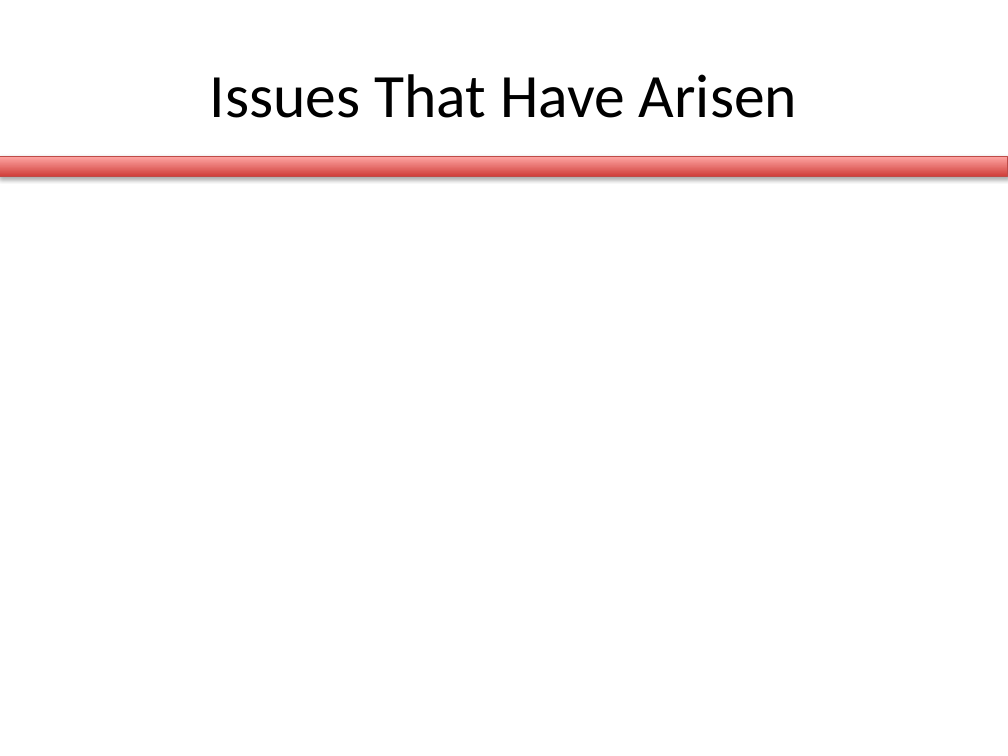
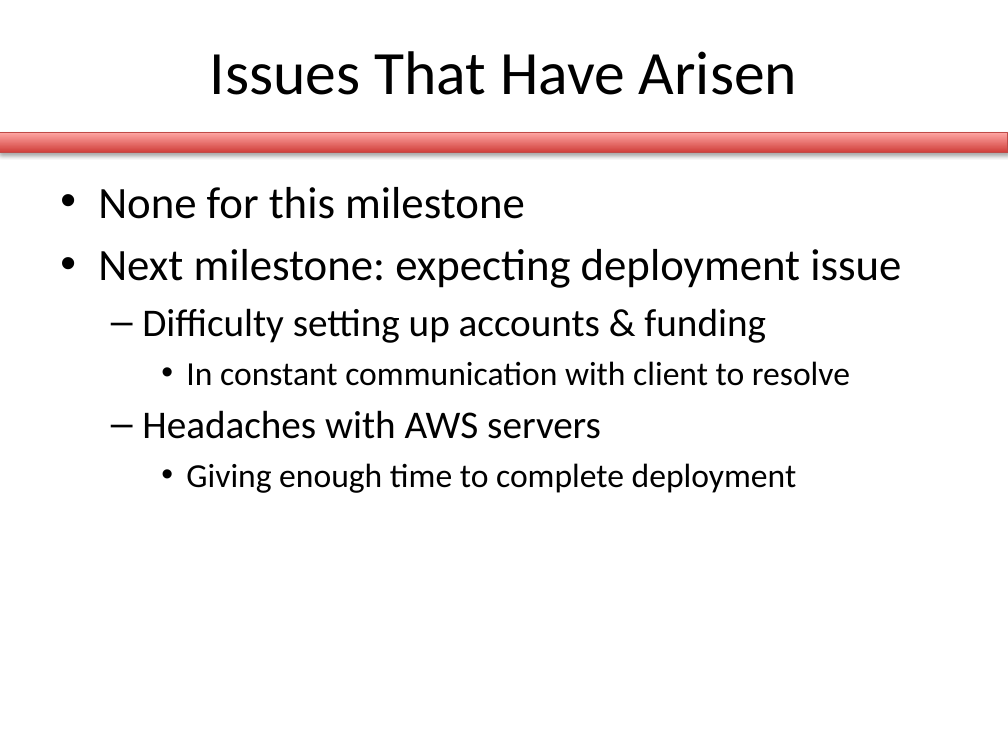
Before and after one commit to briantoth/Sun-in-the-City, a slide deck: slide 35 of se_process/milestone3/milestone3.pptx (slide 11 before the commit). Drawn at 1008x756 pixels with LibreOffice and Linux fonts; fonts in the diff are those of the drawing. Boxes give left, top, right and bottom in pixels: in the first picture for what was removed or moved away, otherwise in the second. Text is boxed around its words. In the diff, an @@ line names an element or a change of style, - is before the commit and + after.

```diff
--- a/se_process/milestone3/milestone3.pptx
+++ b/se_process/milestone3/milestone3.pptx
@@ title "Issues That Have Arisen" moved from (x1=210, y1=74, x2=797, y2=118) to (x1=210, y1=51, x2=797, y2=95) @@
@@ rectangle moved from (x1=0, y1=156, x2=1008, y2=176) to (x1=0, y1=132, x2=1008, y2=152) @@
@@ text added at (x1=98, y1=187, x2=901, y2=493), 24 pt, text #000000 @@
+• None for this milestone
+• Next milestone: expecting deployment issue
+  – Difficulty setting up accounts & funding
+    • In constant communication with client to resolve
+  – Headaches with AWS servers
+    • Giving enough time to complete deployment
```
Also in this commit, not shown: 8 other slides changed, 26 slides added, 2 slides removed, 2 other files.
